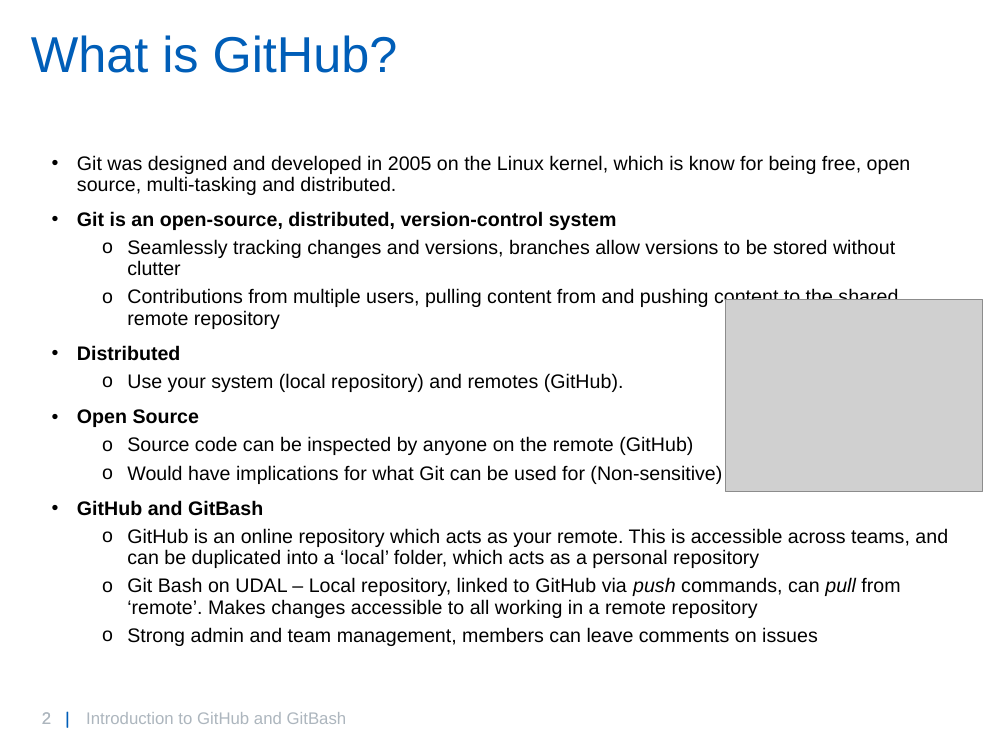
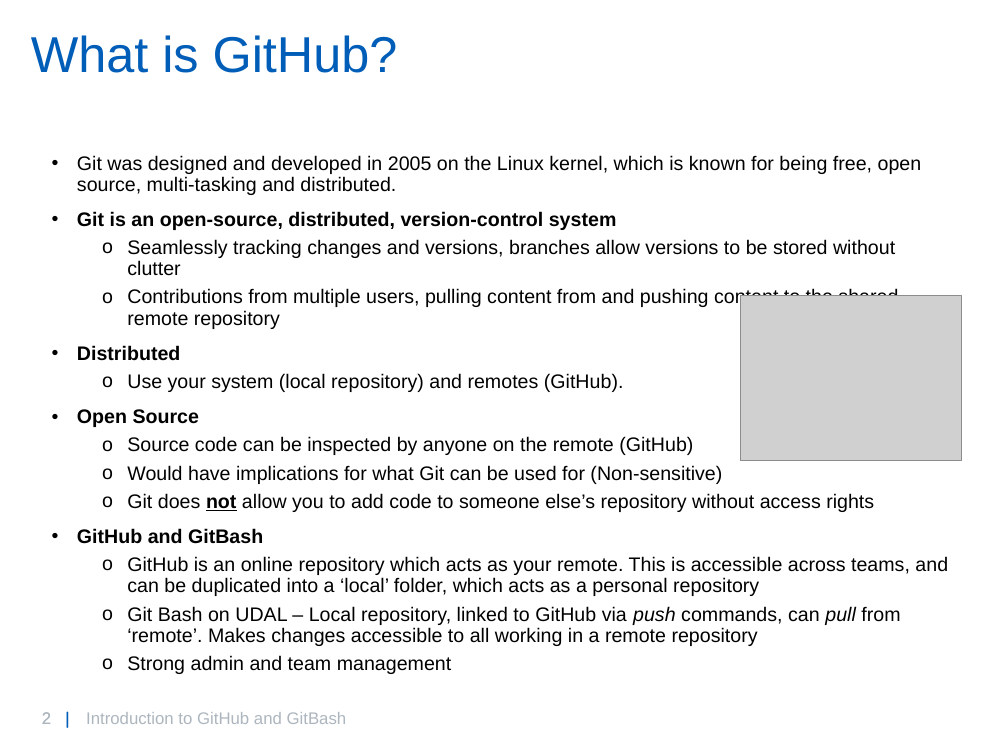
Before and after one commit to willbrooks2/Git_Introduction, a slide deck: slide 2 of GitIntro.pptx. Drawn at 1008x756 pixels with LibreOffice and Linux fonts; fonts in the diff are those of the drawing; grey boxes stand for pictures; background and template pictures are left out. Boxes give left, top, right and bottom in pixels: in the first picture for what was removed or moved away, otherwise in the second. Text is boxed around its words. In the diff, an @@ line names an element or a change of style, - is before the commit and + after.

```diff
--- a/GitIntro.pptx
+++ b/GitIntro.pptx
@@ text at (77,155,922,195): text changed @@
-• Git was designed and developed in 2005 on the Linux kernel, which is know for being free, open source, multi-tasking and distributed.
+• Git was designed and developed in 2005 on the Linux kernel, which is known for being free, open source, multi-tasking and distributed.
@@ picture: place and size @@
-picture at (726,299,983,492)
+picture at (741,295,962,461)
@@ text at (127,493,874,512): paragraph added @@
+  o Git does not allow you to add code to someone else’s repository without access rights
@@ text at (127,655,452,674): text changed @@
-  o Strong admin and team management, members can leave comments on issues
+  o Strong admin and team management
```
Also in this commit, not shown: 3 other slides changed.
